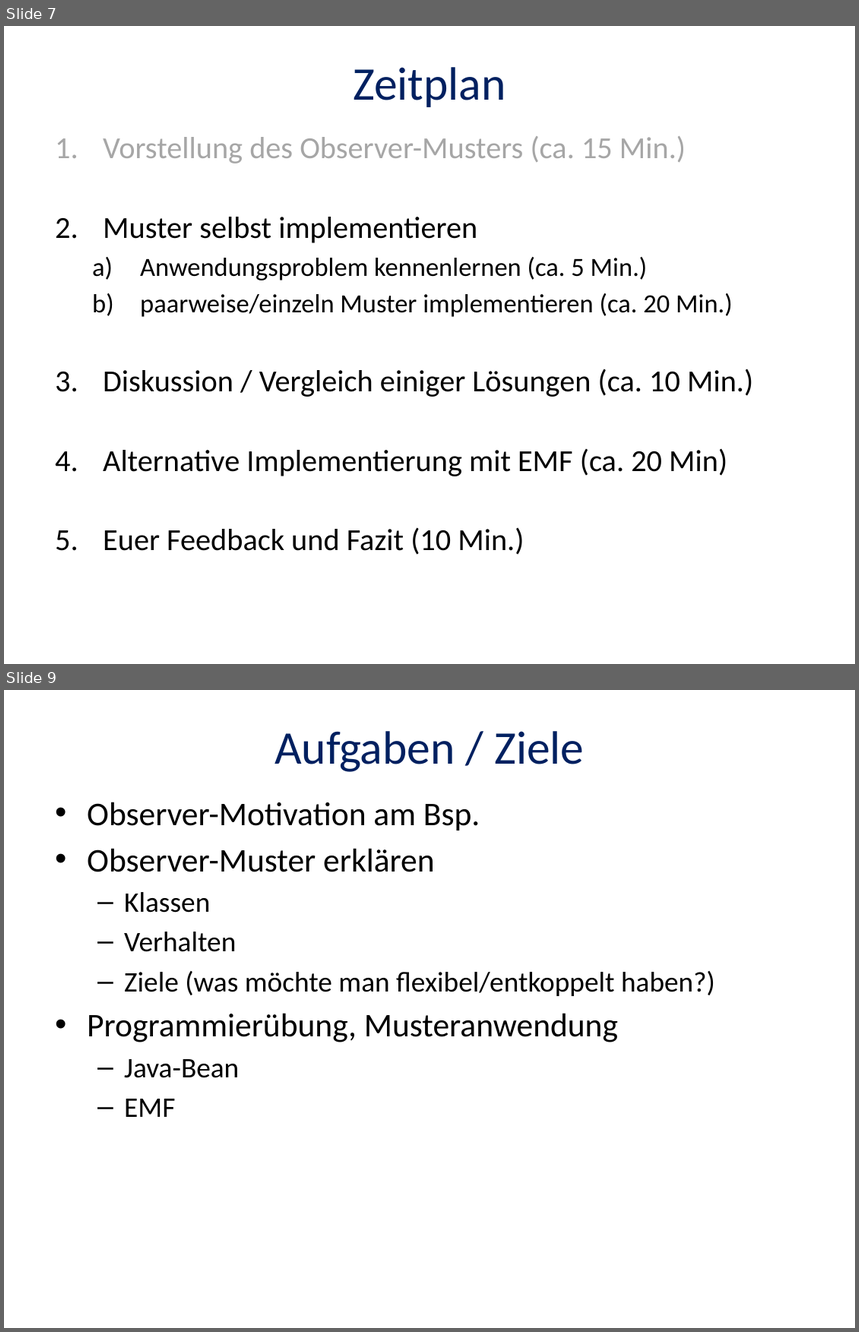
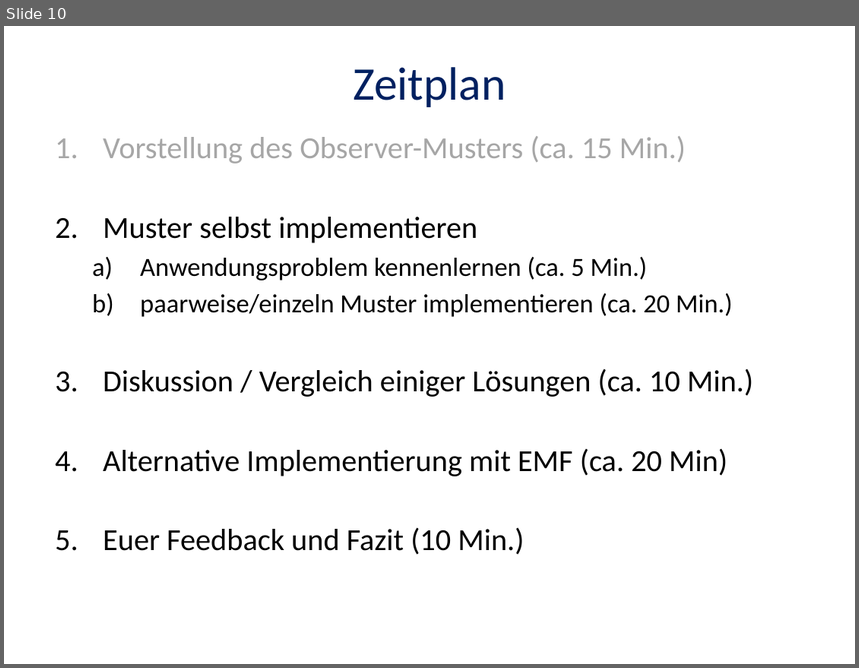
Before and after one commit to itbastian/CodingDojoDPA, a slide deck: Observer/Coding-Dojo-2015-05-06.pptx. Shown one above the other, each under a label of ours: slides 7 and 9 before the commit, slide 10 after it; the slides between them are not shown. The pictures are 859x1332 and 859x668 pixels, drawn with LibreOffice and Linux fonts; fonts in the diff are those of the drawing. Boxes give left, top, right and bottom in pixels: in the first picture for what was removed or moved away, otherwise in the second. Text is boxed around its words. In the diff, an @@ line names an element or a change of style, - is before the commit and + after.

```diff
--- a/Observer/Coding-Dojo-2015-05-06.pptx
+++ b/Observer/Coding-Dojo-2015-05-06.pptx
@@ slide 9 removed at <box>4,690,855,1328</box>, background #FFFFFF @@
@@ title removed at <box>275,731,584,772</box> @@
-Aufgaben / Ziele
@@ text removed at <box>87,802,715,1117</box> @@
-• Observer-Motivation am Bsp.
-• Observer-Muster erklären
-  – Klassen
-  – Verhalten
-  – Ziele (was möchte man flexibel/entkoppelt haben?)
-• Programmierübung, Musteranwendung
-  – Java-Bean
-  – EMF
@@ what was slide 7 is now slide 10 @@
```
Also in this commit, not shown: 3 slides changed, 10 slides added, 4 other slides removed, 1 other file.
